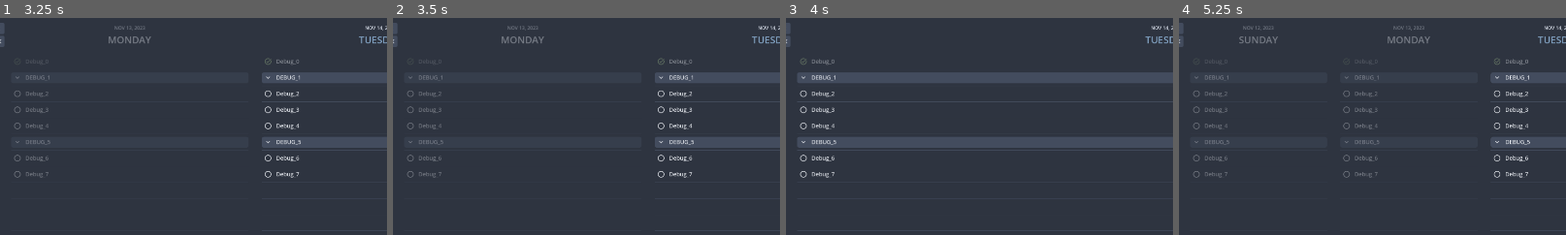
Above: before the commit, frames 1-4 (left to right).
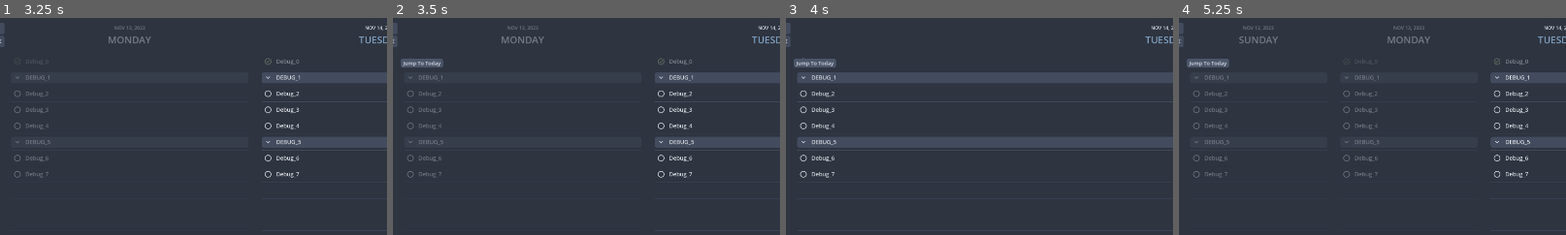
Above: after the commit, the same moments.

Repository: njamster/habituary
Game: Godot game, scene res://entry_point/entry_point.tscn
The game is run twice, just before and just after one commit, with the same random seed, the same clock (stepped at 60 frames per second) and the same inputs.
Inputs (mouse positions are % of the whole screen's width and height, from its top left):
- Up to frame 1 (3.25 s): click (99, 2) at 0.5 s; click (99, 2) at 1.25 s; click (1, 2) at 2 s; click (1, 10) at 2.75 s
- Up to frame 2 (3.5 s): no input
- Up to frame 3 (4 s): click "1" at 3.5 s
- Up to frame 4 (5.25 s): click "3" at 4.25 s; click "5" at 5 s
The pictures show only the part of the screen within x 1-51%, y 0-50%; the shares and areas given below are measured in that part.

Frame 1 is identical in both runs. In frame 2, 0.4% of the frame differs, in the area x 2-14%, y 18-23%; in frame 3, 0.4%; in frame 4, 0.4%.

Commit message:
Reset tooltip `_hover_timer` on button presses
- That is, quickly clicking on a button with a tooltip should prevent
  the tooltip from spawning. Once the tooltip is visible, though, it
  stays visible, even when the button is clicked again.
- To make proper use of this, the `popup_delay` for all three formatting
  options was notably increased (from 0.5 to 1.2 seconds).

Diff:
--- a/custom/tooltip.gd
+++ b/custom/tooltip.gd
@@ -35,6 +35,12 @@
 
 	get_parent().mouse_entered.connect(show_tooltip)
 	get_parent().mouse_exited.connect(hide_tooltip)
+
+	if get_parent() is BaseButton:
+		get_parent().pressed.connect(func():
+			if not get_child_count():
+				_hover_timer.start(popup_delay)
+		)
 
 	get_tree().get_root().size_changed.connect(hide_tooltip)
 
--- a/main_window/list_view/day_panel/todo_list/todo_item/todo_item.tscn
+++ b/main_window/list_view/day_panel/todo_list/todo_item/todo_item.tscn
@@ -236,6 +236,7 @@
 [node name="Tooltip" type="Node" parent="EditingOptions/HBox/Heading"]
 script = ExtResource("3_oduck")
 text = "Make Heading"
+popup_delay = 1.2
 
 [node name="Bold" type="Button" parent="EditingOptions/HBox"]
 unique_name_in_owner = true
@@ -254,6 +255,7 @@
 [node name="Tooltip" type="Node" parent="EditingOptions/HBox/Bold"]
 script = ExtResource("3_oduck")
 text = "Make Bold"
+popup_delay = 1.2
 
 [node name="Italic" type="Button" parent="EditingOptions/HBox"]
 unique_name_in_owner = true
@@ -272,6 +274,7 @@
 [node name="Tooltip" type="Node" parent="EditingOptions/HBox/Italic"]
 script = ExtResource("3_oduck")
 text = "Make Italic"
+popup_delay = 1.2
 
 [node name="Delete" type="Button" parent="EditingOptions/HBox"]
 unique_name_in_owner = true
